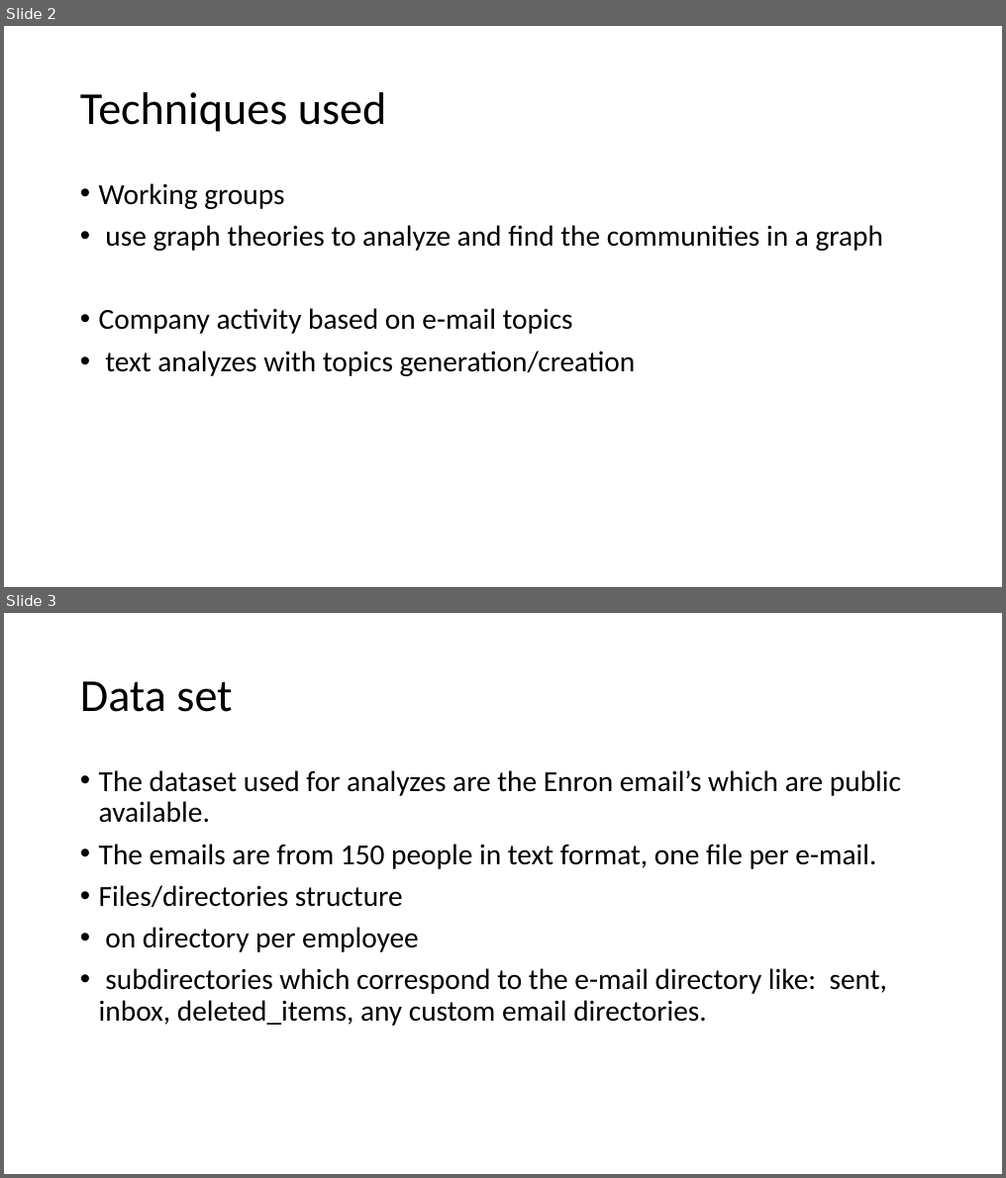
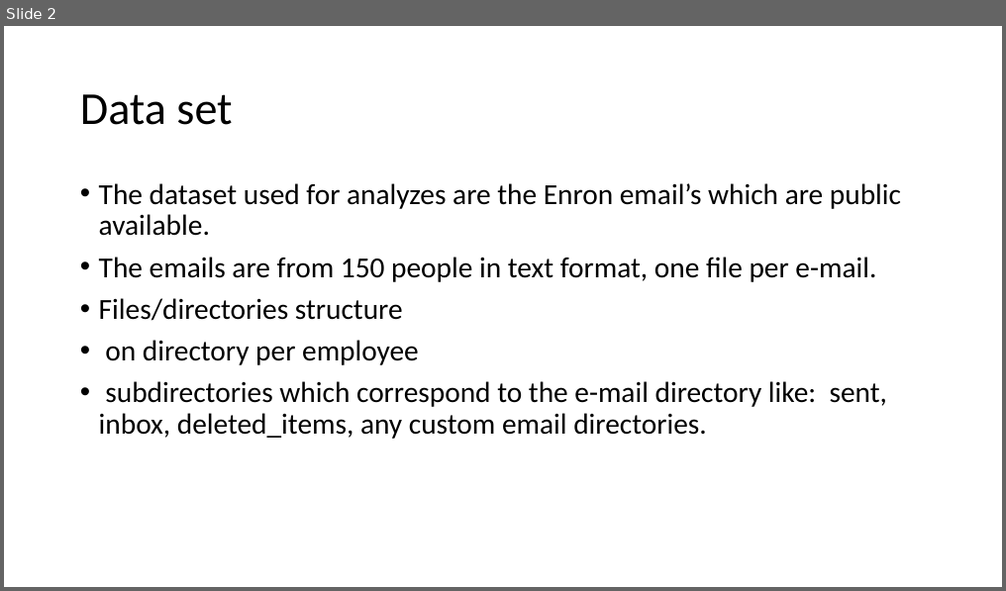
Before and after one commit to dbancea/enron-email-analyses, a slide deck: enron_email_analyses.pptx. Shown one above the other, each under a label of ours: slides 2 and 3 before the commit, slide 2 after it. The pictures are 1006x1178 and 1006x591 pixels, drawn with LibreOffice and Linux fonts; fonts in the diff are those of the drawing. Boxes give left, top, right and bottom in pixels: in the first picture for what was removed or moved away, otherwise in the second. Text is boxed around its words. In the diff, an @@ line names an element or a change of style, - is before the commit and + after.

```diff
--- a/enron_email_analyses.pptx
+++ b/enron_email_analyses.pptx
@@ slide 2 removed at box(4, 26, 1002, 587), background #FFFFFF @@
@@ title removed at box(80, 92, 387, 132) @@
-Techniques used
@@ text removed at box(99, 183, 883, 376) @@
-• Working groups
-• use graph theories to analyze and find the communities in a graph
-• Company activity based on e-mail topics
-• text analyzes with topics generation/creation
@@ what was slide 3 is now slide 2 @@
```
Also in this commit, not shown: 1 slide changed, 2 other files.
